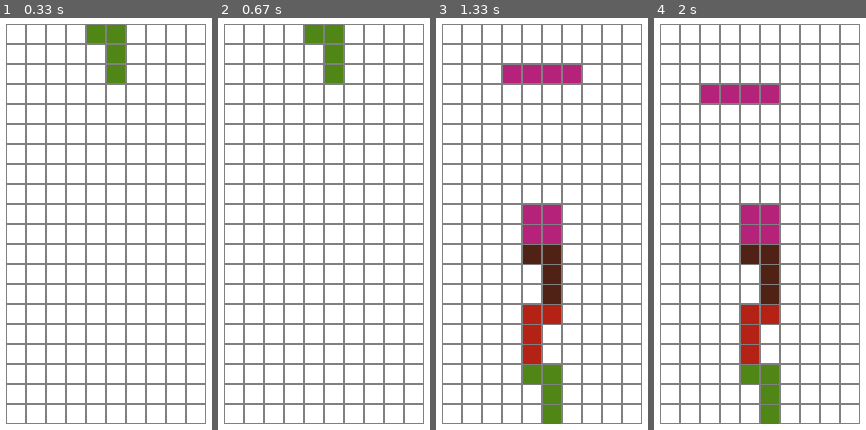
Above: before the commit, frames 1-4 (left to right).
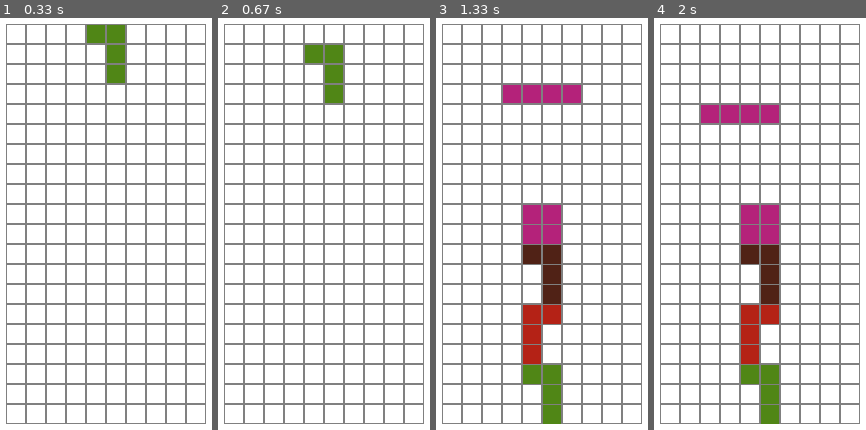
Above: after the commit, the same moments.

Repository: Colevy-Collins/TeamA-Tetris-Project
Game: pygame game, started from tetris_verFinal.py
Two runs of this game, one before a commit and one after it. Both use one fixed random seed, a clock stepped at 60 frames per second and the inputs below.
Inputs:
- Up to frame 1 (0.33 s): no input
- Up to frame 2 (0.67 s): tap 1 at 0.33 s
- Up to frame 3 (1.33 s): hold 2 0.67-1.13 s; hold Down 0.67-1.13 s; tap Up at 1.17 s
- Up to frame 4 (2 s): tap Left at 1.5 s

Frame 1 is identical in both runs. In frame 2, 1.5% of the frame differs, in the area x 41-59%, y 1-21%; in frame 3, 3.0%, in the area x 31-69%, y 11-21%; in frame 4, 3.0%.

Commit message:
Speed modifier

Diff:
--- a/tetris_verFinal.py
+++ b/tetris_verFinal.py
@@ -33,6 +33,11 @@
     # Controls how fast auto move occurs
     interval_of_auto_move = 2
 
+    def speed_up_game(speed):
+        speed += 2
+    def slow_down_game(speed):
+        speed -= 2
+
     event_key_action_list = {
         pygame.K_UP: lambda: board.rotate_figure(),
         pygame.K_DOWN: "true",
@@ -62,6 +67,12 @@
                     method_to_run = event_key_action_list[event.key]
                     if callable(method_to_run):
                         method_to_run()
+                #Pressing 1 increases block falling speed
+                if event.key == pygame.K_1:
+                    interval_of_auto_move += 2
+                # Pressing 2 decreases block falling speed. speed will never go down to 0
+                if event.key == pygame.K_2 and interval_of_auto_move > 2:
+                    interval_of_auto_move -= 2
 
 
             if event.type == pygame.KEYUP and event.key == pygame.K_DOWN:
